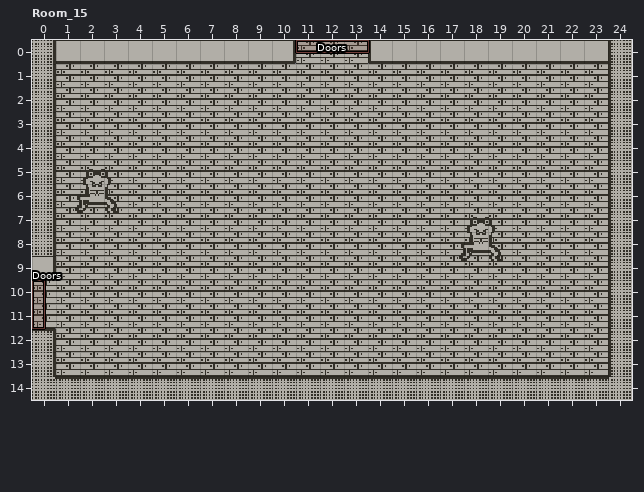
LDtk project -- LDTK/DPplaydate.ldtk. This is how it looked before the edit.
Cells are 16x16 px. Shown: Room_15 x 0..24, y 0..14. The commit also changed other parts of the map, which this record leaves out.
The same view after the edit:
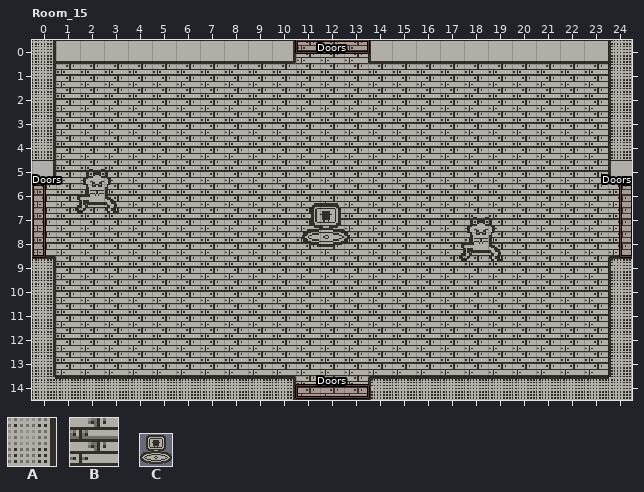
Key: from "Gameplay": A 1 "Wall", B 4 "Floor"; from "Props": C 4.
_ is an empty cell.
Objects are placed by their top-left corner, in cells (3,4 is the top-left corner of cell 3,4); size is 1x1 cell unless given.
From old to new:
{"where": "layer \"Gameplay\""}
{"y":6,"x":0,"old":"A","new":"B"}
{"y":6,"x":24,"old":"A","new":"B"}
{"y":7,"x":0,"old":"A","new":"B"}
{"y":7,"x":24,"old":"A","new":"B"}
{"y":8,"x":0,"old":"A","new":"B"}
{"y":8,"x":24,"old":"A","new":"B"}
{"y":10,"x":0,"old":"B","new":"A"}
{"y":11,"x":0,"old":"B","new":"A"}
{"y":14,"x":11,"old":"AAA","new":"BBB"}
{"where": "layer \"Doors\""}
{"now": "\"Doors\" rectangle at 0,6 size 0.5x3"}
{"now": "\"Doors\" rectangle at 24.5,6 size 0.5x3"}
{"now": "\"Doors\" rectangle at 11,14.4 size 3x0.5"}
{"was": "\"Doors\" rectangle at 0,10 size 0.5x2"}
{"where": "layer \"Items_and_Props\""}
{"now": "C \"Minifier\" at 11.2,6.8 size 2x2"}
